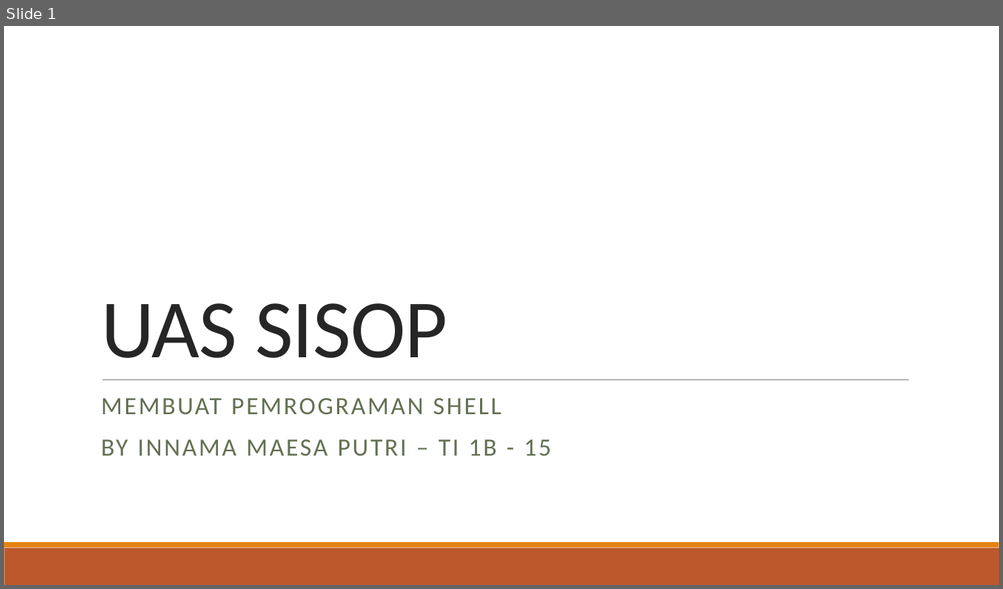
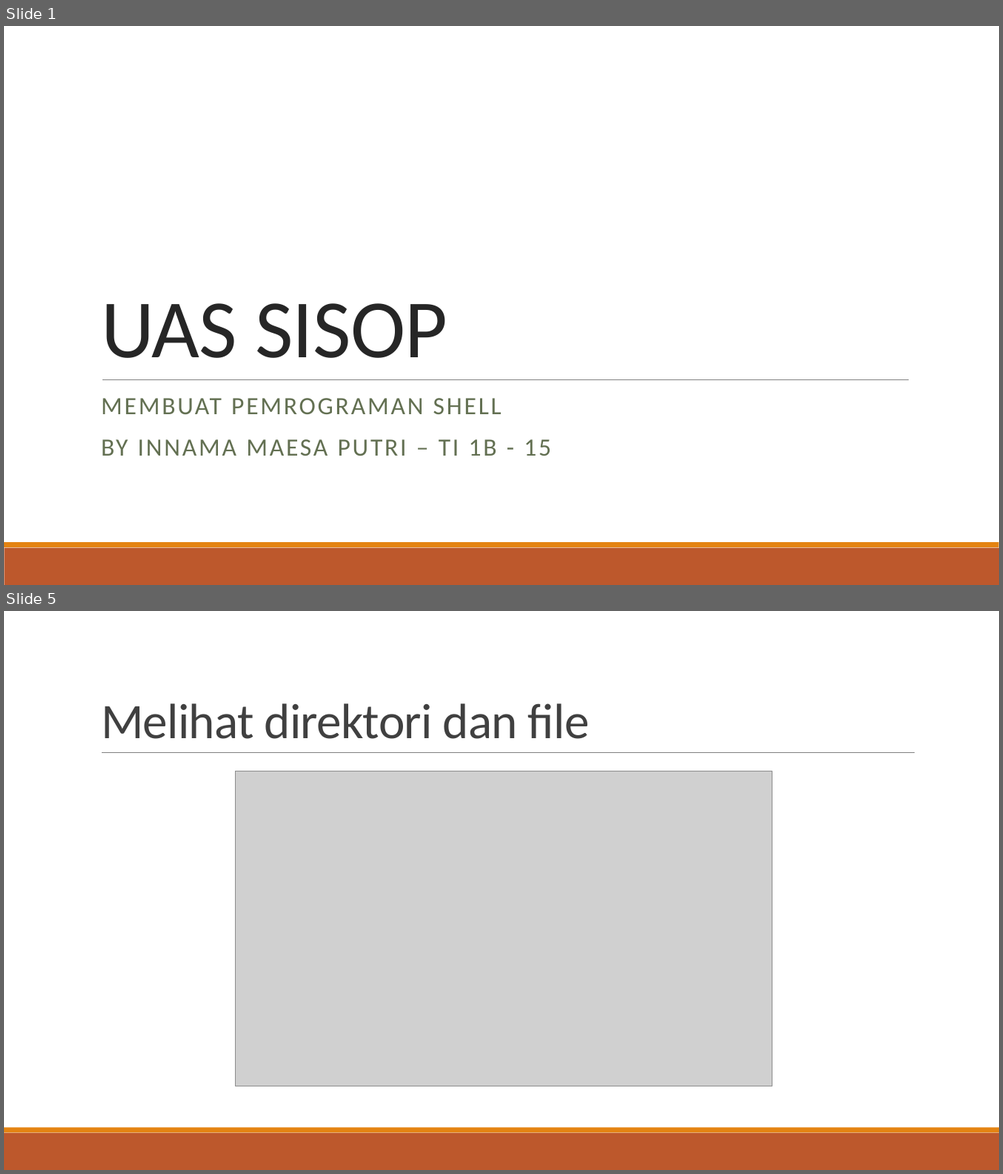
Before and after one commit to sukinnamz/UAS-SISTEMOPERASI, a slide deck: PPT UAS Innama Maesa Putri.pptx. Shown one above the other, each under a label of ours: slide 1 before the commit, slides 1 and 5 after it; the slides between them are not shown. The pictures are 1003x589 and 1003x1174 pixels, drawn with LibreOffice and Linux fonts; fonts in the diff are those of the drawing; grey boxes stand for pictures. Boxes give left, top, right and bottom in pixels: in the first picture for what was removed or moved away, otherwise in the second. Text is boxed around its words. In the diff, an @@ line names an element or a change of style, - is before the commit and + after.

```diff
--- a/PPT UAS Innama Maesa Putri.pptx
+++ b/PPT UAS Innama Maesa Putri.pptx
@@ slide 5 added at box(4, 611, 999, 1170), background #FFFFFF; not listed: 2 template elements that a slide beside it also shows @@
@@ title added at box(101, 703, 589, 739), 48 pt, text #404040 @@
+Melihat direktori dan file
@@ line added from (102, 753) to (915, 753), #808080 0.5 pt @@
@@ picture added at box(236, 772, 772, 1086) @@
```
Also in this commit, not shown: 1 slide changed, 9 other slides added.
